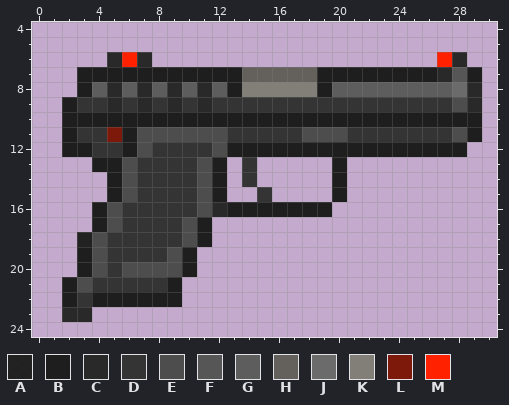
Pixel-art sprite: Resources/Textures/Nyanotrasen/Objects/Weapons/Guns/Pistols/universal.rsi/base.png. That is the earlier state.
The file is 32x32 pixels. Pixels under 10% opacity are left out. Colours within 5 levels of each other are drawn and written as one. Shown: x 0..30, y 4..24.
Palette (. is transparent): A #1e1e1ef8  B #1e1e1e  C #292929  D #343434  E #4d4d4d  F #565656  G #5d5d5d  H #64615d  J #6b6b6b  K #827e78  L #7d190a  M #ff2100
Pixels before, first column x 2:
 6 ...CMC...................MC.
 7 .BBBBBBBBBBBHHHHHBBBBBBBBCFB
 8 .BGCGCGCGCGBKKKKKBGGGGGGGGJC
 9 BDDCDCDCDCDDDDDDDDDDDDDDDDEC
10 BBBBBBBBBBBBBBBBBBBBBBBBBBBB
11 BDDLBEEEEEEDDDDDEEEDDDDDDDEB
12 BBDDBEDDDDEBBBBBBBBBBBBBBBB.
13 ..BBEDDDDEB.D.....B.........
14 ...BEDDDDEB.D.....B.........
15 ...BEDDDDEB..D....B.........
16 ..BEDDDDDECBBBBBBB..........
17 ..BEDDDDEB..................
18 .AEDDDDDEB..................
19 .BEDDDDEB...................
20 .BEDEEEEB...................
21 BEDDDDDB....................
22 BDBBBBBB....................
23 CC..........................
Now the later version:
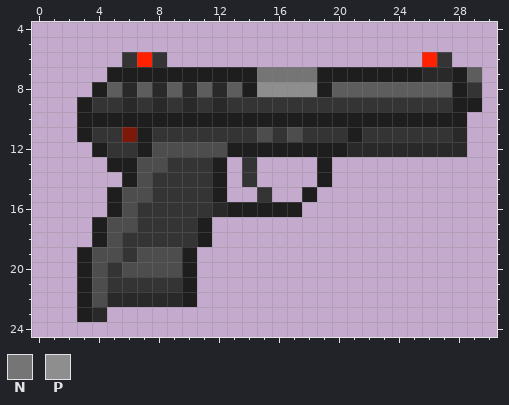
Colours new in this view: N #757575  P #8e8e8e
Changes in this commit:
Colour B is added in rows 13 to 14 at x 19; in row 15 at x 18; in rows 21 to 22 at x 10.
Colour B replaces colour C in row 9 at x 29; in row 23 at x 3.
Colour B replaces colour D in row 9 at x 3; in row 11 at x 3 and 21; in row 12 at x 4; in row 22 at x 3.
Colour B replaces colour E in row 9 at x 28; in rows 11 to 12 at x 7; in rows 13 to 14 at x 6; in row 16 at x 5; in row 18 at x 4; in row 21 at x 3.
Colour B replaces colour F in row 7 at x 28.
Colour B replaces colour G in row 8 at x 4.
Colour B replaces colour H in row 7 at x 14.
Colour B replaces colour J in row 8 at x 28.
Colour B replaces colour K in row 8 at x 14.
Colour C is added in row 23 at x 4.
Colour C replaces colour B in row 7 at x 26; in row 12 at x 21 to 28; in row 22 at x 5 to 9.
Colour C replaces colour D in row 9 at x 6, 8, 10 and 12.
Colour C replaces colour E in row 11 at x 28.
Colour C replaces colour G in row 8 at x 6, 8, 10 and 12.
Colour D is added in row 6 at x 8.
Colour D replaces colour B in row 12 at x 6; in row 21 at x 9.
Colour D replaces colour C in row 8 at x 29; in row 9 at x 5, 7, 9 and 11.
Colour D replaces colour E in row 11 at x 8 to 12 and 18 to 20; in rows 13 to 16 at x 11; in rows 17 to 18 at x 10.
Colour D replaces colour L in row 11 at x 5.
Colour D replaces colour M in row 6 at x 6 and 27.
Colour E replaces colour B in row 22 at x 4.
Colour E replaces colour D in row 11 at x 15 and 17; in row 12 at x 8 to 11; in row 13 at x 7 to 8; in rows 14 to 15 at x 7; in rows 16 to 17 at x 6; in row 18 at x 5.
Colour E replaces colour D in row 19 at x 5 and 7 to 8; in row 21 at x 4.
Colour G replaces colour B in row 7 at x 29; in row 8 at x 13.
Colour G replaces colour C in row 8 at x 5, 7, 9 and 11.
Colour L replaces colour B in row 11 at x 6.
Colour M is added in row 6 at x 26.
Colour M replaces colour C in row 6 at x 7.
Colour N replaces colour H in row 7 at x 15 to 18.
Colour P replaces colour K in row 8 at x 15 to 18.
The author cleared colour A in row 18 at x 3.
The author cleared colour B in row 7 at x 3 to 4; in row 8 at x 3; in row 9 at x 2; in rows 10 to 11 at x 2 and 29; in row 12 at x 2 to 3; in row 13 at x 4 and 20.
The author cleared colour B in row 14 at x 5 and 20; in row 15 at x 20; in row 16 at x 4 and 18 to 19; in rows 21 to 22 at x 2.
The author cleared colour C in row 6 at x 5 and 28; in row 23 at x 2.
Boxes around the changes in both pictures, in picture pixels (x1, y1, x2, y2):
changed: (62, 52, 482, 322)
